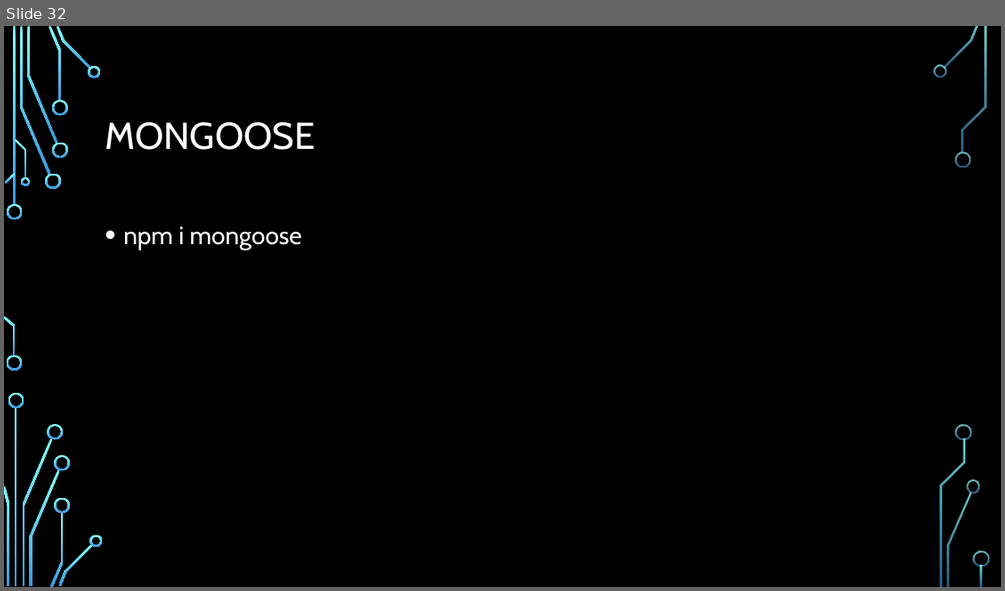
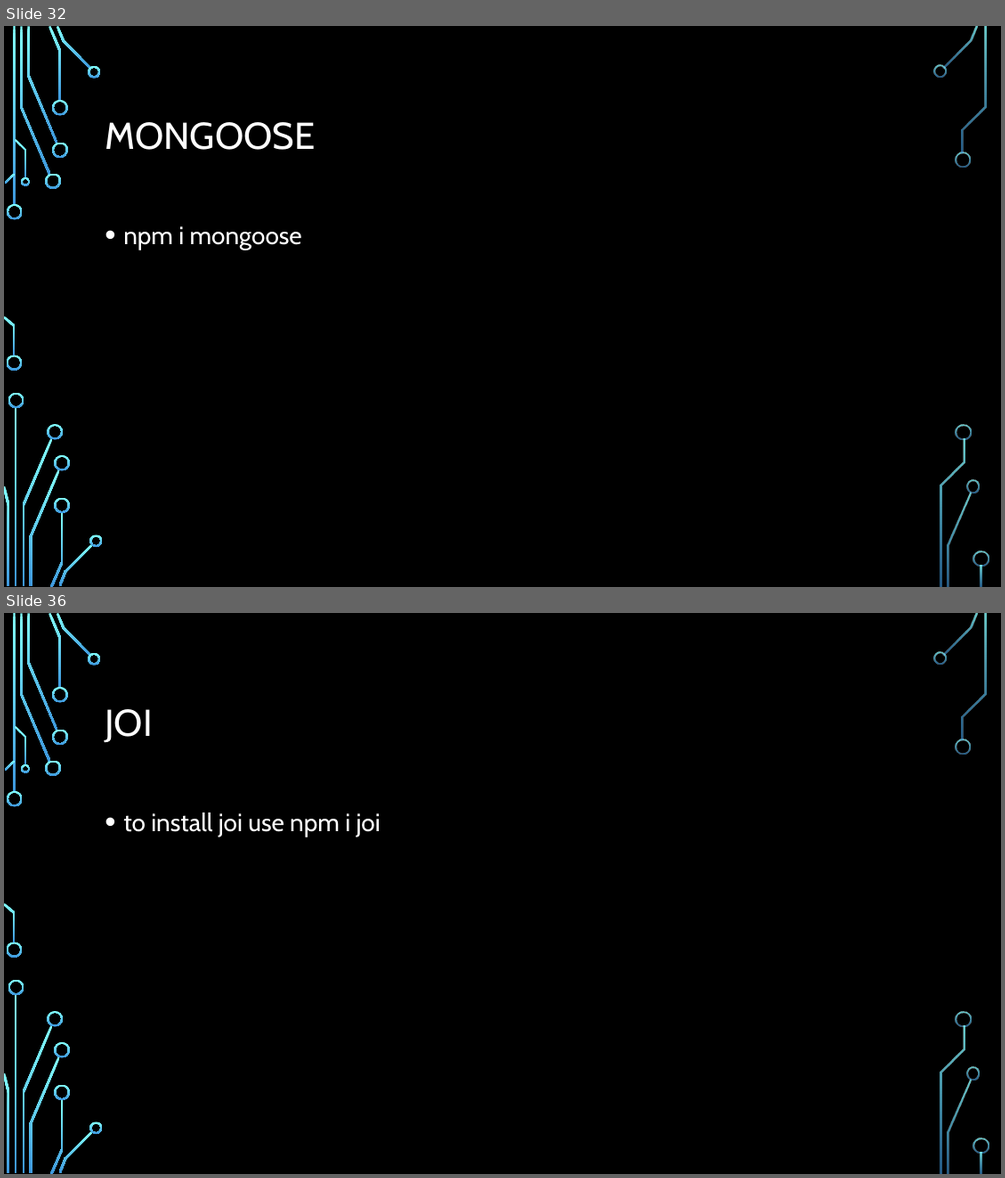
Before and after one commit to Rlss91/hu_morning_nodejs_W011121MR, a slide deck: docs/node js.pptx. Shown one above the other, each under a label of ours: slide 32 before the commit, slides 32 and 36 after it; the slides between them are not shown. The pictures are 1005x591 and 1005x1178 pixels, drawn with LibreOffice and Linux fonts; fonts in the diff are those of the drawing; background and template pictures are left out. Boxes give left, top, right and bottom in pixels: in the first picture for what was removed or moved away, otherwise in the second. Text is boxed around its words. In the diff, an @@ line names an element or a change of style, - is before the commit and + after.

```diff
--- a/docs/node js.pptx
+++ b/docs/node js.pptx
@@ slide 36 added at (4, 613, 1001, 1174), background picture (left out); not listed: 36 template elements that a slide beside it also shows @@
@@ title added at (105, 709, 153, 743), 36 pt, text #FFFFFF @@
+JOI
@@ text added at (123, 812, 380, 837), 24 pt, text #FFFFFF @@
+• to install joi use npm i joi
```
Also in this commit, not shown: 7 other slides added, 5 other files.
